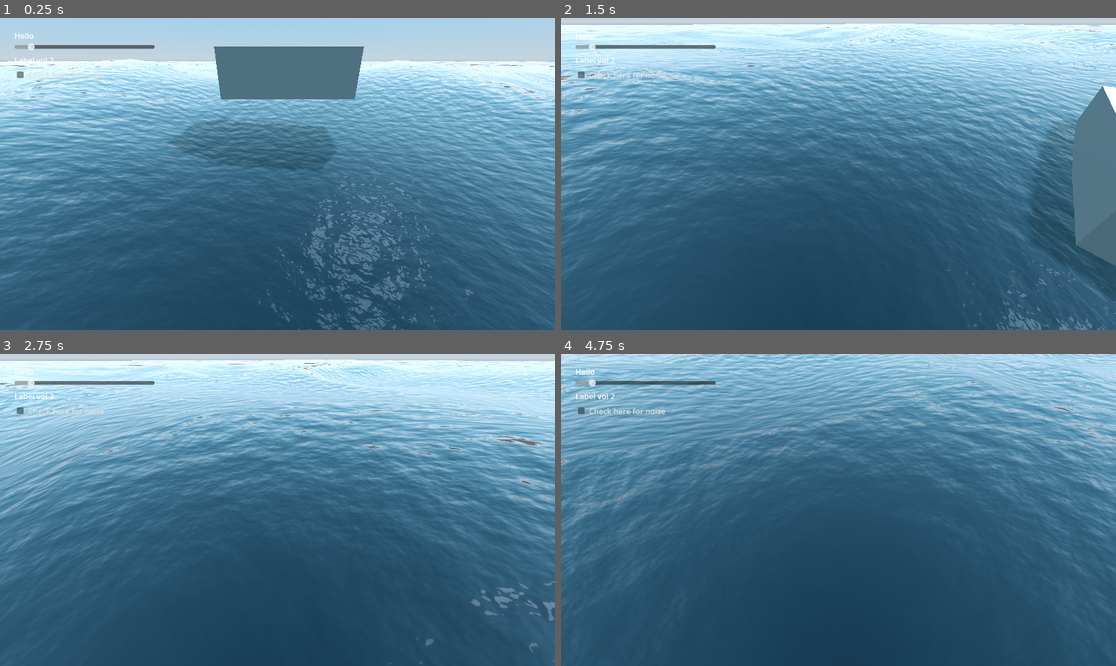
Above: before the commit, frames 1-4 (two rows, left to right).
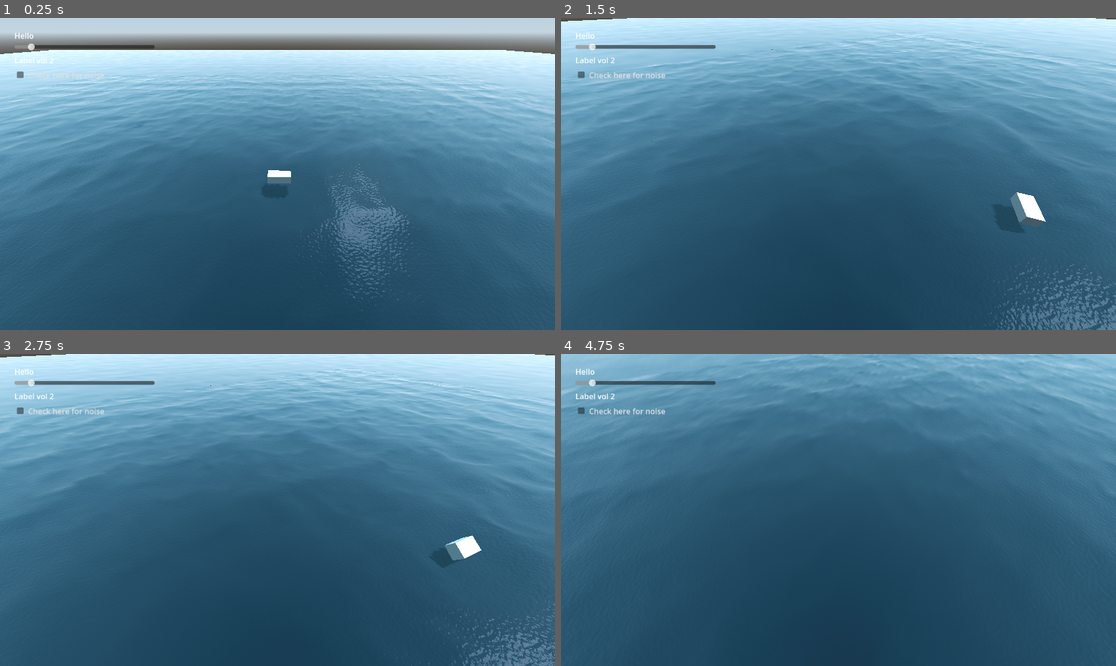
Above: after the commit, the same moments.

Repository: D0V4HKIIN/cs-341-computer-graphics-project
Game: Godot game, scene res://Main.tscn
Same seed, same stepped clock (60 frames per second), same inputs: the game is played once before the commit and once after it.
Inputs (mouse positions are in pixels of both pictures, inside the frame that each line leads up to):
- Up to frame 1 (0.25 s): no input
- Up to frame 2 (1.5 s): move the mouse to (960, 158) at 0.52 s; press the mouse at (960, 158) at 0.53 s; hold Right (boat_right) 0.53-1.28 s; move the mouse to (727, 189) at 1.27 s; release the mouse at (727, 189) at 1.28 s; hold Down (boat_back) from 1.28 s (still down); click (727, 189) at 1.35 s
- Up to frame 3 (2.75 s): move the mouse to (333, 441) at 2.02 s; release Down (boat_back) at 2.03 s; press the mouse at (333, 441) at 2.03 s; hold Right (boat_right) from 2.03 s (still down)
- Up to frame 4 (4.75 s): move the mouse to (810, 572) at 2.77 s; release Right (boat_right) at 2.78 s; release the mouse at (810, 572) at 2.78 s; hold Up (boat_forward) 2.78-3.53 s; click (810, 572) at 2.85 s; move the mouse to (1005, 556) at 3.52 s; press the mouse at (1005, 556) at 3.53 s; hold Left (boat_left) from 3.53 s (still down); move the mouse to (672, 463) at 4.27 s; release the mouse at (672, 463) at 4.28 s; click (672, 463) at 4.35 s

The runs differ from the first frame. In frame 1, 29% of the frame differs, in the area x 0-100%, y 3-100%; in frame 2, 28%; in frame 3, 27%; in frame 4, 19%.

Commit message:
buoyancy

Diff:
--- a/seas-341_captain_hooks_black_pearl/Boat.gd
+++ b/seas-341_captain_hooks_black_pearl/Boat.gd
@@ -1,28 +1,47 @@
-extends CharacterBody3D
+extends RigidBody3D
 
+@export var float_force := 0.35
+@export var water_drag := 0.05
+@export var water_angular_drag := 0.05
 
-@export var SPEED = 10.0
-#var SPEED = $Panel/HBoxContainer2/HSlider.value
-@export var ROTATION_SPEED = 0.03
-@export var JUMP_VELOCITY = 4.5
+@export var SPEED = 0.1
+@export var ROTATION_SPEED = 0.02
 
-# Get the gravity from the project settings to be synced with RigidBody nodes.
-var gravity = ProjectSettings.get_setting("physics/3d/default_gravity")
+@onready var gravity: float = ProjectSettings.get_setting("physics/3d/default_gravity")
 
-func set_speed(value):
-	SPEED = value
+@onready var floaters = $floaters.get_children()
+
+# Called when the node enters the scene tree for the first time.
+func _ready():
+	pass # Replace with function body.
+
+var time = 0.0
+# Called every frame. 'delta' is the elapsed time since the previous frame.
+func _process(delta):
+	time += delta
+	for water in get_tree().get_nodes_in_group("Water"):
+		water.get_active_material(0).set("shader_parameter/cpu_time", time);
+
+func get_water_height(pos):
+	return (cos(pos.x / 2) + cos(pos.y / 2))/ 2 + 1.0;
+
+var boat_position_in_water = Vector2(0.0, 0.0);
 
 func _physics_process(delta):
-	# Add the gravity.
-	if not is_on_floor():
-		velocity.y -= gravity * delta
-
-	# Get the input direction and handle the movement/deceleration.
+		# Get the input direction and handle the movement/deceleration.
 	var input_dir = Input.get_vector("boat_forward", "boat_back", "boat_left", "boat_right").normalized()
 
 	# rotate and set speed accordingly
 	rotate_y(-input_dir.y * ROTATION_SPEED)
-	velocity.x = input_dir.x * SPEED * cos(-global_rotation.y)
-	velocity.z = input_dir.x * SPEED * sin(-global_rotation.y)
+	#var rotation = -global_transform.basis.get_euler().y;
+	var displaced = Vector2(cos(-rotation.y), sin(-rotation.y)) * input_dir.x * SPEED
+	boat_position_in_water += displaced
+	# move the water shader
+	for water in get_tree().get_nodes_in_group("Water"):
+		water.get_active_material(0).set("shader_parameter/water_displacement", boat_position_in_water);
 
-	move_and_slide()
+	# buoyancy approximation
+	for floater in floaters:
+		var depth = get_water_height(floater.global_position + Vector3(boat_position_in_water.x, 0, boat_position_in_water.y)) - floater.global_position.y
+		if depth > 0:
+			apply_force(Vector3.UP * float_force * gravity * depth * (1 - water_drag), floater.global_position - global_position)
--- a/seas-341_captain_hooks_black_pearl/Boat.tscn
+++ b/seas-341_captain_hooks_black_pearl/Boat.tscn
@@ -1,4 +1,6 @@
-[gd_scene load_steps=3 format=3 uid="uid://dc5rrghert7q2"]
+[gd_scene load_steps=4 format=3 uid="uid://dauvp4g2i071q"]
+
+[ext_resource type="Script" path="res://Boat.gd" id="1_gtp0f"]
 
 [sub_resource type="BoxShape3D" id="BoxShape3D_ahewb"]
 size = Vector3(3, 1, 1.5)
@@ -6,15 +8,35 @@
 [sub_resource type="BoxMesh" id="BoxMesh_mfw14"]
 size = Vector3(3, 1, 1.5)
 
-[node name="boat" type="CharacterBody3D"]
+[node name="boat" type="RigidBody3D"]
+script = ExtResource("1_gtp0f")
 
 [node name="CollisionShape3D" type="CollisionShape3D" parent="."]
 shape = SubResource("BoxShape3D_ahewb")
 
-[node name="pivot" type="Node3D" parent="."]
+[node name="floaters" type="Node3D" parent="."]
 
-[node name="boatMesh" type="MeshInstance3D" parent="pivot"]
-mesh = SubResource("BoxMesh_mfw14")
+[node name="floater" type="Marker3D" parent="floaters"]
+transform = Transform3D(1, 0, 0, 0, 1, 0, 0, 0, 1, 1.6, -0.5, 0.85)
+
+[node name="floater2" type="Marker3D" parent="floaters"]
+transform = Transform3D(1, 0, 0, 0, 1, 0, 0, 0, 1, 1.6, -0.5, -0.85)
+
+[node name="floater3" type="Marker3D" parent="floaters"]
+transform = Transform3D(1, 0, 0, 0, 1, 0, 0, 0, 1, -1.6, -0.5, -0.85)
+
+[node name="floater4" type="Marker3D" parent="floaters"]
+transform = Transform3D(1, 0, 0, 0, 1, 0, 0, 0, 1, -1.6, -0.5, 0.85)
+
+[node name="floater5" type="Marker3D" parent="floaters"]
+transform = Transform3D(1, 0, 0, 0, 1, 0, 0, 0, 1, 0, -0.5, 0.85)
+
+[node name="floater6" type="Marker3D" parent="floaters"]
+transform = Transform3D(1, 0, 0, 0, 1, 0, 0, 0, 1, 0, -0.5, -0.85)
 
 [node name="Camera3D" type="Camera3D" parent="."]
 transform = Transform3D(-4.37114e-08, -0.173648, 0.984808, 0, 0.984808, 0.173648, -1, 7.5904e-09, -4.30473e-08, 3.82971, 1.65738, 0)
+
+[node name="boatMesh" type="MeshInstance3D" parent="."]
+mesh = SubResource("BoxMesh_mfw14")
+skeleton = NodePath("../floaters")
--- a/seas-341_captain_hooks_black_pearl/DefaultCamera.gd
+++ b/seas-341_captain_hooks_black_pearl/DefaultCamera.gd
@@ -1,6 +1,6 @@
 extends Camera3D
 
-@export var SHIFT_MULTIPLIER = 2.5
+@export var SHIFT_MULTIPLIER = 3.5
 @export var SPEED = 2
 @export var SENSITIVITY = 0.002
 
--- a/seas-341_captain_hooks_black_pearl/Main.tscn
+++ b/seas-341_captain_hooks_black_pearl/Main.tscn
@@ -1,8 +1,7 @@
-[gd_scene load_steps=10 format=3 uid="uid://vqwdgpeqmylb"]
+[gd_scene load_steps=9 format=3 uid="uid://vqwdgpeqmylb"]
 
 [ext_resource type="Script" path="res://DefaultCamera.gd" id="1_far80"]
-[ext_resource type="PackedScene" uid="uid://dc5rrghert7q2" path="res://Boat.tscn" id="3_jaqp4"]
-[ext_resource type="Script" path="res://Boat.gd" id="3_uk3wb"]
+[ext_resource type="PackedScene" uid="uid://dauvp4g2i071q" path="res://Boat.tscn" id="3_jaqp4"]
 [ext_resource type="PackedScene" uid="uid://dsy0g7e3hkkfg" path="res://Ocean.tscn" id="4_f5de0"]
 [ext_resource type="Script" path="res://Panel.gd" id="5_dsiau"]
 [ext_resource type="PackedScene" path="res://settings2.tscn" id="6_ceydy"]
@@ -30,12 +29,11 @@
 shadow_enabled = true
 
 [node name="Camera3D" type="Camera3D" parent="."]
-transform = Transform3D(1, 0, 0, 0, 0.871214, 0.490904, 0, -0.490904, 0.871214, 0, 1.733, 5.573)
+transform = Transform3D(1, 0, 0, 0, 0.820681, 0.571387, 0, -0.571387, 0.820681, 0, 17.3083, 21.6586)
 script = ExtResource("1_far80")
 
 [node name="Boat" parent="." instance=ExtResource("3_jaqp4")]
 transform = Transform3D(1, 0, 0, 0, 1, 0, 0, 0, 1, 0.230931, 1.78165, 0.0293784)
-script = ExtResource("3_uk3wb")
 
 [node name="Ocean" parent="." instance=ExtResource("4_f5de0")]
 transform = Transform3D(6, 0, 0, 0, 1, 0, 0, 0, 6, 0, 0, 0)
--- a/seas-341_captain_hooks_black_pearl/Water.tscn
+++ b/seas-341_captain_hooks_black_pearl/Water.tscn
@@ -1,6 +1,6 @@
-[gd_scene load_steps=3 format=3 uid="uid://dpd0lkuf2k0vb"]
+[gd_scene load_steps=3 format=3 uid="uid://cng3sv2fqmgje"]
 
-[ext_resource type="Material" uid="uid://bt50yl4lst65c" path="res://watermaerial.tres" id="1_dychj"]
+[ext_resource type="Material" path="res://water_noise_based_material.tres" id="1_2605e"]
 
 [sub_resource type="PlaneMesh" id="PlaneMesh_triiu"]
 size = Vector2(10, 10)
@@ -9,4 +9,4 @@
 
 [node name="Water" type="MeshInstance3D"]
 mesh = SubResource("PlaneMesh_triiu")
-surface_material_override/0 = ExtResource("1_dychj")
+surface_material_override/0 = ExtResource("1_2605e")
--- a/seas-341_captain_hooks_black_pearl/water.gdshader
+++ b/seas-341_captain_hooks_black_pearl/water_noise_based.gdshader
@@ -2,6 +2,8 @@
 render_mode specular_toon;
 
 uniform float height_scale = 2.0;
+uniform vec2 water_displacement; // to simulate the water without actually moving the boat
+uniform float cpu_time; // so that we have the same time in gpu and cpu
 
 uniform sampler2D noise;
 uniform sampler2D normalmap;
@@ -28,16 +30,16 @@
 
 void vertex() {
 	vec3 world_pos = (MODEL_MATRIX * vec4(VERTEX, 1.0)).xyz;
-	tex_position = world_pos.xz / 2.0 + TIME * 0.05;
+	tex_position = world_pos.xz / 2.0 + cpu_time * 0.05 + water_displacement;
 
 	vertex_distance = distance(world_pos, vec3(0.0));
 	vertex_distance = clamp(vertex_distance, 0.0, 85.0);
 	vertex_distance_clamped = vertex_distance / 85.0;
 
-	float h = height(tex_position, TIME);
+	float h = height(tex_position, cpu_time);
 	VERTEX.y += h * height_scale * (1.0 - vertex_distance_clamped);
 
-	NORMAL = normalize(vec3(h - height(tex_position + vec2(0.1, 0.0), TIME), 0.1, h - height(tex_position + vec2(0.0, 0.1), TIME)));
+	NORMAL = normalize(vec3(h - height(tex_position + vec2(0.1, 0.0), cpu_time), 0.1, h - height(tex_position + vec2(0.0, 0.1), cpu_time)));
 }
 
 void fragment() {
--- a/seas-341_captain_hooks_black_pearl/watermaerial.tres
+++ b/seas-341_captain_hooks_black_pearl/water_noise_based_material.tres
@@ -1,6 +1,6 @@
-[gd_resource type="ShaderMaterial" load_steps=6 format=3 uid="uid://bt50yl4lst65c"]
+[gd_resource type="ShaderMaterial" load_steps=6 format=3]
 
-[ext_resource type="Shader" path="res://water.gdshader" id="1_whmqm"]
+[ext_resource type="Shader" path="res://water_noise_based.gdshader" id="1_whmqm"]
 
 [sub_resource type="FastNoiseLite" id="FastNoiseLite_o2bg8"]
 frequency = 0.003
